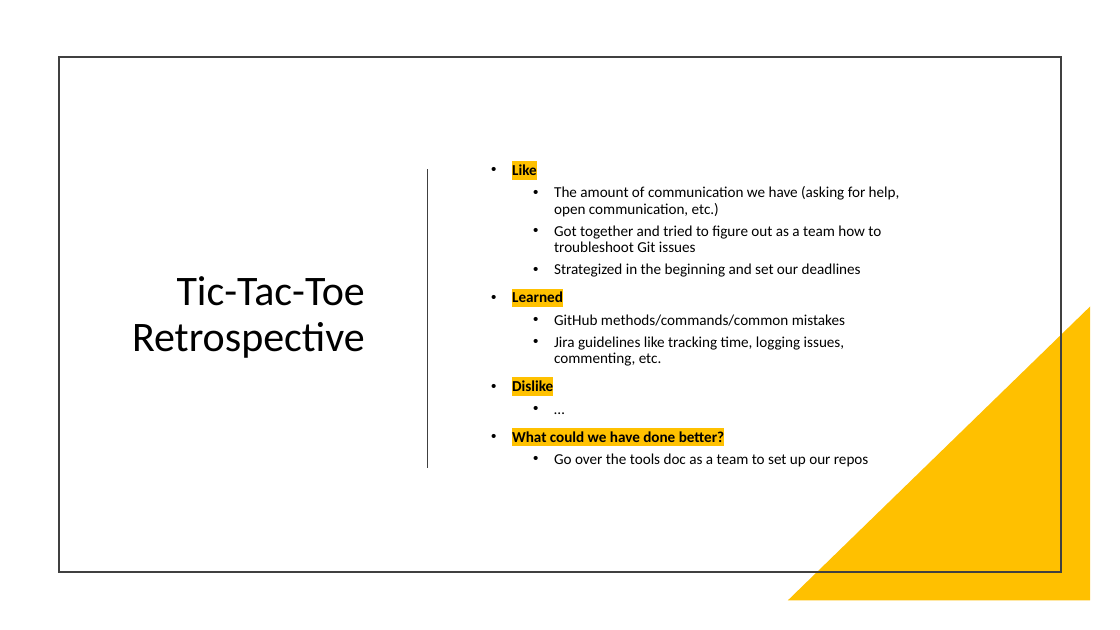
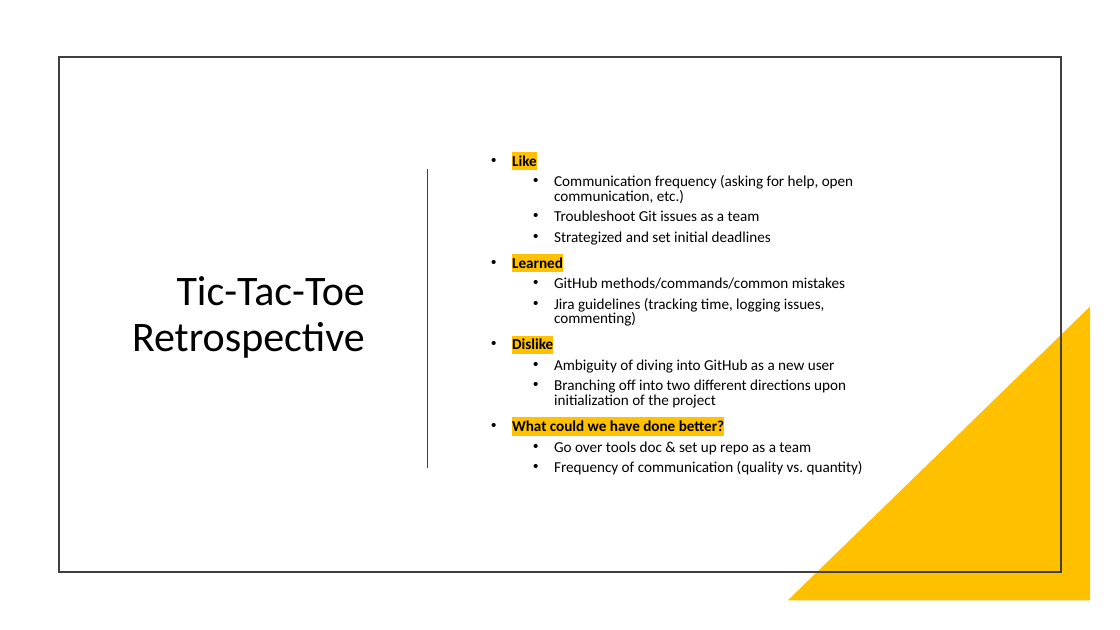
Before and after one commit to teamq20/Software-Design, a slide deck: slide 1 of Tic-Tac-Toe Game/Artifacts/Tic-Tac-Toe Retrospective.pptx. Drawn at 1120x630 pixels with LibreOffice and Linux fonts; fonts in the diff are those of the drawing. Boxes give left, top, right and bottom in pixels: in the first picture for what was removed or moved away, otherwise in the second. Text is boxed around its words. In the diff, an @@ line names an element or a change of style, - is before the commit and + after.

Commit message:
retro revised and meeting log updated

```diff
--- a/Tic-Tac-Toe Game/Artifacts/Tic-Tac-Toe Retrospective.pptx
+++ b/Tic-Tac-Toe Game/Artifacts/Tic-Tac-Toe Retrospective.pptx
@@ text at [512, 155, 845, 431]: line spacing 0.9 to 0.8 @@
@@ text at [554, 175, 853, 245]: text changed @@
-  • The amount of communication we have (asking for help, open communication, etc.)
-  • Got together and tried to figure out as a team how to troubleshoot Git issues
-  • Strategized in the beginning and set our deadlines
+  • Communication frequency (asking for help, open communication, etc.)
+  • Troubleshoot Git issues as a team
+  • Strategized and set initial deadlines
@@ text at [554, 298, 824, 326]: text changed @@
-  • Jira guidelines like tracking time, logging issues, commenting, etc.
+  • Jira guidelines (tracking time, logging issues, commenting)
@@ text at [554, 359, 846, 408]: text changed @@
-  • …
+  • Ambiguity of diving into GitHub as a new user
+  • Branching off into two different directions upon initialization of the project
@@ text at [554, 441, 863, 475]: text changed @@
-  • Go over the tools doc as a team to set up our repos
+  • Go over tools doc & set up repo as a team
+  • Frequency of communication (quality vs. quantity)
```
Also in this commit, not shown: 1 other file.
